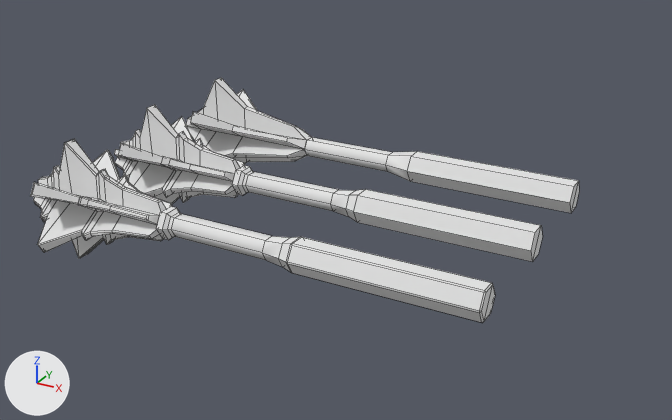
What one commit did to the Blender file weapons/iron_mace/iron_mace.blend.
One viewpoint serves both versions: a 50 mm camera at (0.497, -1.012, 0.589) aimed at (-0.168, 0.197, -0.015). Arrows for +X, +Y and +Z are at lower left; the lights stay in place. Mesh edges are drawn as thin lines.

Names of what the first picture shows: 'IronMace', 'IronMaceHigh', 'IronMaceLow'.
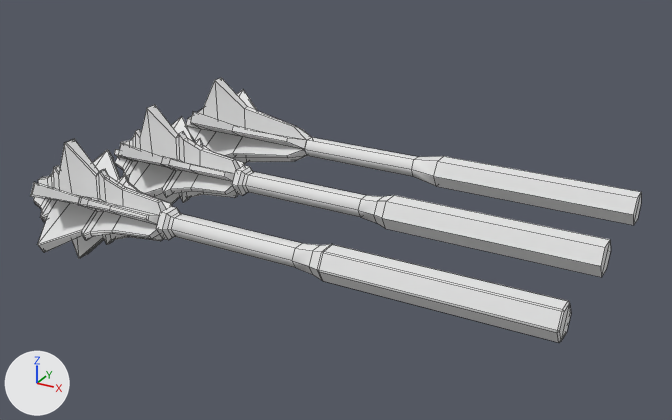
The change in detail:
me_circle_003 has 102 vertices, 100 faces and spans x -0.612..0.163, y -0.094..0.094, z -0.102..0.102.
me_circle_003 is used by ob_ironmacelow; location (0.0, 0.4, 0.0).
me_circle_003 part 1: all 12 vertices in x -0.17..-0.124, y -0.027..0.027, z -0.024..0.024 are moved by (0.05, 0.0, 0.0).
me_circle_003 part 2: all 6 vertices in x 0.163, y -0.027..0.027, z -0.024..0.024 are moved by (0.1, 0.0, 0.0).
me_circle_002 has 442 vertices, 466 faces and spans x -0.612..0.163, y -0.093..0.093, z -0.101..0.101.
me_circle_002 is used by ob_ironmacehigh; location (0.0, 0.0, 0.0).
me_circle_002 part 3: all 30 vertices in x -0.17..-0.122, y -0.026..0.026, z -0.024..0.024 are moved by (0.05, 0.0, 0.0).
me_circle_002 part 4: all 18 vertices in x 0.161..0.163, y -0.026..0.026, z -0.024..0.024 are moved by (0.1, 0.0, 0.0).
me_circle has 246 vertices, 244 faces and spans x -0.612..0.163, y -0.094..0.094, z -0.102..0.102.
me_circle is used by ob_ironmace; location (0.0, 0.2, 0.0).
me_circle part 5: all 18 vertices in x -0.17..-0.124, y -0.027..0.027, z -0.024..0.024 are moved by (0.05, 0.0, 0.0).
me_circle part 6: all 6 vertices in x 0.163, y -0.027..0.027, z -0.024..0.024 are moved by (0.1, 0.0, 0.0).

Location of each change, [x1, y1, x2, y2] in pixels of the pictures (672 x 420 px; the box of a moved part takes in the faces that stretch with it):
'IronMaceHigh', reshaped (16% wider, 11% taller)
    before: [30, 139, 495, 323]
    after: [30, 139, 571, 343]
'IronMace', reshaped (16% wider, 9% taller)
    before: [114, 105, 543, 262]
    after: [114, 105, 611, 277]
'IronMaceLow', reshaped (16% wider, 9% taller)
    before: [186, 78, 579, 213]
    after: [186, 78, 641, 225]
part 1 of me_circle_003, moved or reshaped
    before: [305, 137, 417, 181]
    after: [305, 137, 443, 186]
part 2 of me_circle_003, moved or reshaped
    before: [407, 151, 579, 213]
    after: [434, 156, 641, 225]
part 3 of me_circle_002, moved or reshaped
    before: [171, 214, 301, 273]
    after: [171, 214, 332, 281]
part 4 of me_circle_002, moved or reshaped
    before: [288, 237, 495, 323]
    after: [319, 244, 571, 343]
part 5 of me_circle, moved or reshaped
    before: [246, 172, 365, 222]
    after: [246, 172, 394, 229]
part 6 of me_circle, moved or reshaped
    before: [354, 189, 543, 262]
    after: [382, 195, 611, 277]
